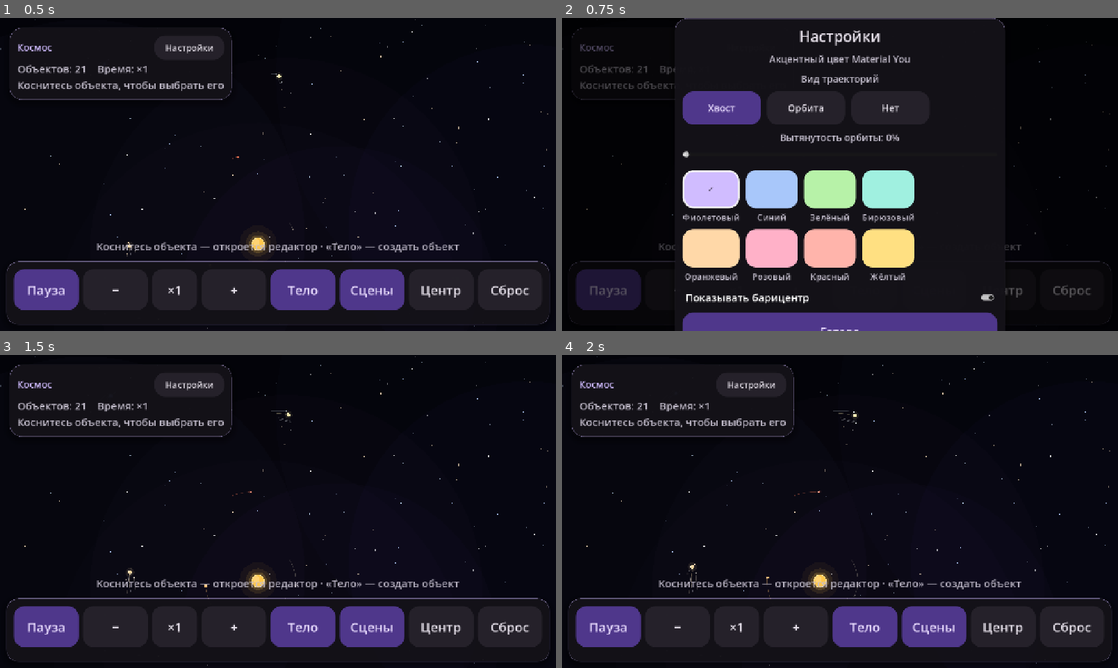
Above: before the commit, frames 1-4 (two rows, left to right).
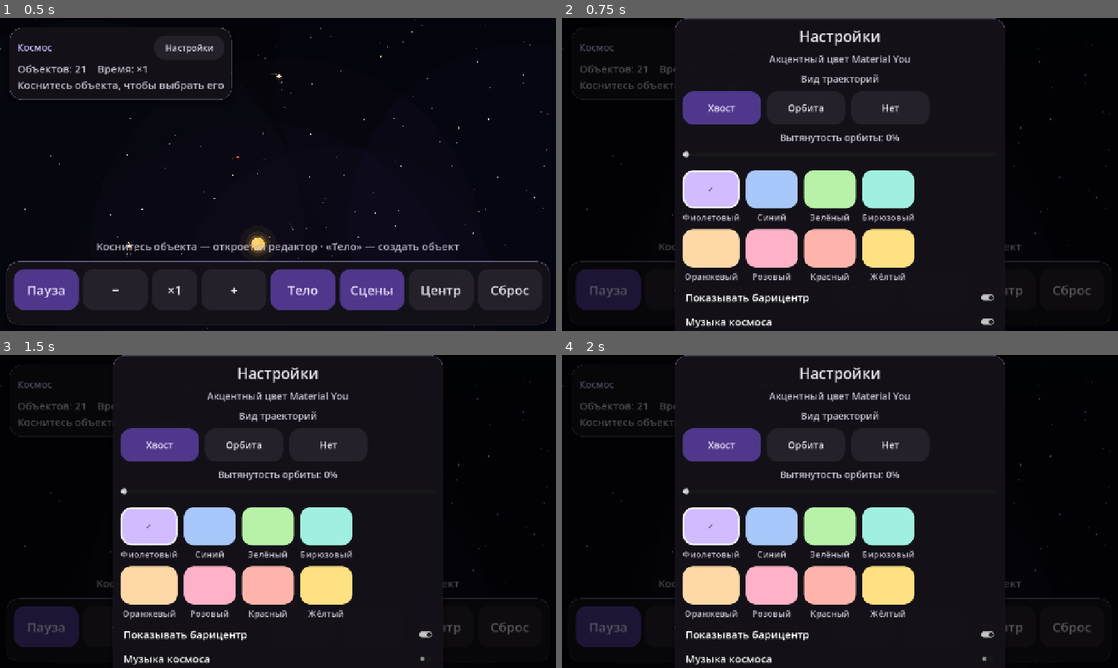
Above: after the commit, the same moments.

Repository: yusibovismail803-glitch/Kosmos
Game: Godot game, scene res://main.tscn
The game is run twice, just before and just after one commit, with the same random seed, the same clock (stepped at 60 frames per second) and the same inputs.
Inputs (mouse positions are in pixels of both pictures, inside the frame that each line leads up to):
- Up to frame 1 (0.5 s): no input
- Up to frame 2 (0.75 s): click "Настройки" at 0.5 s
- Up to frame 3 (1.5 s): click (278, 658) at 1.25 s, where only the run after the commit has a clickable "Музыка космоса"
- Up to frame 4 (2 s): no input

Frame 1 is identical in both runs. In frame 2, 3.4% of the frame differs, in the area x 21-79%, y 94-100%; in frame 3, 25%; in frame 4, 25%, in the area x 0-99%, y 0-100%.

Commit message:
Release 1.1: rename on type change, landscape, space music

Diff:
--- a/main.tscn
+++ b/main.tscn
@@ -1,8 +1,9 @@
-[gd_scene load_steps=4 format=3]
+[gd_scene load_steps=5 format=3]
 
 [ext_resource type="Script" path="res://scripts/main.gd" id="1_main"]
 [ext_resource type="Script" path="res://scripts/starfield.gd" id="2_star"]
 [ext_resource type="Script" path="res://scripts/hud.gd" id="3_hud"]
+[ext_resource type="Script" path="res://scripts/space_music.gd" id="4_music"]
 
 [node name="Main" type="Node2D"]
 script = ExtResource("1_main")
@@ -20,3 +21,6 @@
 
 [node name="UI" type="CanvasLayer" parent="."]
 script = ExtResource("3_hud")
+
+[node name="SpaceMusic" type="AudioStreamPlayer" parent="."]
+script = ExtResource("4_music")
--- a/project.godot
+++ b/project.godot
@@ -4,6 +4,7 @@
 [application]
 
 config/name="Космос"
+config/version="1.1"
 run/main_scene="res://main.tscn"
 config/features=PackedStringArray("4.7", "GL Compatibility")
 config/icon="res://icon.jpg"
@@ -14,7 +15,7 @@
 window/size/viewport_height=720
 window/stretch/mode="canvas_items"
 window/stretch/aspect="expand"
-window/handheld/orientation=6
+window/handheld/orientation=0
 
 [editor]
 
--- a/scripts/hud.gd
+++ b/scripts/hud.gd
@@ -40,6 +40,8 @@
 var _satellite_distance := 24.0
 var _orbit_eccentricity := 0.0
 var _show_barycenter := true
+var _music_enabled := true
+var _music_check: CheckButton
 var _ecc_label: Label
 var _ecc_slider: HSlider
 var _sat_slider: HSlider
@@ -170,6 +172,7 @@
 		_satellite_distance = clampf(float(cf.get_value("ui", "sat_dist", 24.0)), 12.0, 160.0)
 		_orbit_eccentricity = clampf(float(cf.get_value("ui", "orbit_ecc", 0.0)), 0.0, 0.75)
 		_show_barycenter = bool(cf.get_value("ui", "barycenter", true))
+		_music_enabled = bool(cf.get_value("ui", "music", true))
 	_apply_accent_vars()
 
 
@@ -181,6 +184,7 @@
 	cf.set_value("ui", "sat_dist", _satellite_distance)
 	cf.set_value("ui", "orbit_ecc", _orbit_eccentricity)
 	cf.set_value("ui", "barycenter", _show_barycenter)
+	cf.set_value("ui", "music", _music_enabled)
 	cf.save(SETTINGS_PATH)
 
 
@@ -198,6 +202,10 @@
 
 func initial_barycenter() -> bool:
 	return _show_barycenter
+
+
+func initial_music_enabled() -> bool:
+	return _music_enabled
 
 
 func _apply_accent_vars() -> void:
@@ -777,6 +785,14 @@
 	bary.add_theme_color_override("font_color", ON_SURFACE)
 	bary.toggled.connect(_on_barycenter_toggled)
 	box.add_child(bary)
+
+	_music_check = CheckButton.new()
+	_music_check.text = "Музыка космоса"
+	_music_check.button_pressed = _music_enabled
+	_music_check.add_theme_font_size_override("font_size", 24)
+	_music_check.add_theme_color_override("font_color", ON_SURFACE)
+	_music_check.toggled.connect(_on_music_toggled)
+	box.add_child(_music_check)
 
 	var close := _make_button("Готово", 240.0, "primary")
 	close.custom_minimum_size = Vector2(240.0, 88.0)
@@ -969,6 +985,12 @@
 	action.emit("barycenter:" + ("1" if on else "0"))
 
 
+func _on_music_toggled(on: bool) -> void:
+	_music_enabled = on
+	_save_settings()
+	action.emit("music:" + ("1" if on else "0"))
+
+
 func show_hint(text: String) -> void:
 	_hint.text = text
 	_hint.modulate.a = 1.0
--- a/scripts/main.gd
+++ b/scripts/main.gd
@@ -35,6 +35,7 @@
 @onready var world: Node2D = $World
 @onready var camera: Camera2D = $Camera2D
 @onready var hud = $UI
+@onready var music = $SpaceMusic
 
 var bodies: Array[SpaceBody] = []
 var speed_index := 2
@@ -80,6 +81,7 @@
 	satellite_distance = hud.initial_satellite_distance()
 	orbit_eccentricity = hud.initial_orbit_eccentricity()
 	show_barycenter = hud.initial_barycenter()
+	music.set_enabled(hud.initial_music_enabled())
 	hud.show_hint("Коснитесь объекта — откроется редактор · «Тело» — создать объект")
 	load_preset("solar")
 	_refresh_hud()
@@ -528,6 +530,9 @@
 	if action.begins_with("barycenter:"):
 		show_barycenter = action.ends_with("1")
 		hud.show_hint("Барицентр " + ("включён" if show_barycenter else "выключен"))
+		return
+	if action.begins_with("music:"):
+		music.set_enabled(action.ends_with("1"))
 		return
 	if action.begins_with("visual:"):
 		visual_mode = action.substr(7)
@@ -1093,9 +1098,11 @@
 				hud.show_hint("%s стал звездой" % b.body_name)
 			_:
 				hud.show_hint("%s остыл до планеты" % b.body_name)
+	_refresh_hud()
 
 
 func _apply_mass_kind(b: SpaceBody) -> void:
+	var was_label := _body_kind_label(b)
 	var was_star := b.is_star
 	var was_black_hole := b.is_black_hole
 	if b.mass >= BLACK_HOLE_MASS:
@@ -1113,6 +1120,31 @@
 	if b.scripted and ((b.is_black_hole and not was_black_hole) or (b.is_star and not was_star)):
 		b.scripted = false
 		b.orbit_parent = null
+	var after_label := _body_kind_label(b)
+	if after_label != was_label:
+		_rename_body_for_kind(b, after_label)
+
+
+func _rename_body_for_kind(b: SpaceBody, kind: String) -> void:
+	var prefixes := ["Чёрная дыра ", "Черная дыра ", "Звезда ", "Планета ", "Осколок ", "Астероид ", "Комета ", "Чёрная дыра", "Черная дыра", "Звезда", "Планета", "Осколок", "Астероид", "Комета"]
+	var base := b.body_name
+	for p in prefixes:
+		if base.begins_with(p):
+			base = base.substr(p.length())
+			break
+	var title: String
+	match kind:
+		"чёрная дыра":
+			title = "Чёрная дыра"
+		"звезда":
+			title = "Звезда"
+		"планета":
+			title = "Планета"
+		"осколок":
+			title = "Осколок"
+		_:
+			title = kind.capitalize()
+	b.body_name = title if base.strip_edges().is_empty() else "%s %s" % [title, base]
 
 
 func _refresh_scripted_orbits(changed: SpaceBody) -> void:
--- /dev/null
+++ b/scripts/space_music.gd
@@ -0,0 +1,63 @@
+extends AudioStreamPlayer
+
+const MIX_RATE := 11025.0
+const BUFFER_SECONDS := 0.25
+
+var enabled := true
+
+var _time := 0.0
+var _phase_a := 0.0
+var _phase_b := 0.0
+var _phase_c := 0.0
+var _phase_d := 0.0
+var _volume_db := -60.0
+
+
+func _ready() -> void:
+	process_mode = Node.PROCESS_MODE_ALWAYS
+	var generator := AudioStreamGenerator.new()
+	generator.mix_rate = MIX_RATE
+	generator.buffer_length = BUFFER_SECONDS
+	stream = generator
+	volume_db = _volume_db
+	play()
+
+
+func set_enabled(value: bool) -> void:
+	enabled = value
+	if enabled and not playing:
+		play()
+
+
+func _process(delta: float) -> void:
+	var target_db := -20.0 if enabled else -60.0
+	_volume_db = lerpf(_volume_db, target_db, clampf(delta * 2.0, 0.0, 1.0))
+	volume_db = _volume_db
+	if not enabled:
+		if _volume_db < -55.0 and playing:
+			stop()
+		return
+	if not playing:
+		play()
+	var playback := get_stream_playback() as AudioStreamGeneratorPlayback
+	if playback == null:
+		return
+	var frames: int = playback.get_frames_available()
+	if frames <= 0:
+		return
+	var step := 1.0 / MIX_RATE
+	for i in frames:
+		_time += step
+		var drift := sin(_time * TAU * 0.021)
+		var swell := 0.5 + 0.5 * sin(_time * TAU * 0.013)
+		_phase_a += TAU * (55.0 + drift * 1.5) * step
+		_phase_b += TAU * (82.41 + drift * 2.0) * step
+		_phase_c += TAU * (110.0 + drift * 2.5) * step
+		_phase_d += TAU * (164.81 + drift * 3.0) * step
+		var sample := sin(_phase_a) * 0.30
+		sample += sin(_phase_b) * 0.20 * swell
+		sample += sin(_phase_c) * 0.14
+		sample += sin(_phase_d) * 0.07 * (1.0 - swell)
+		sample += sin(_time * TAU * 0.37) * 0.025 * swell
+		sample = clampf(sample, -1.0, 1.0)
+		playback.push_frame(Vector2(sample, sample))
Not shown, added: scripts/space_music.gd.uid
Not shown, changed: MEMORIA.md
